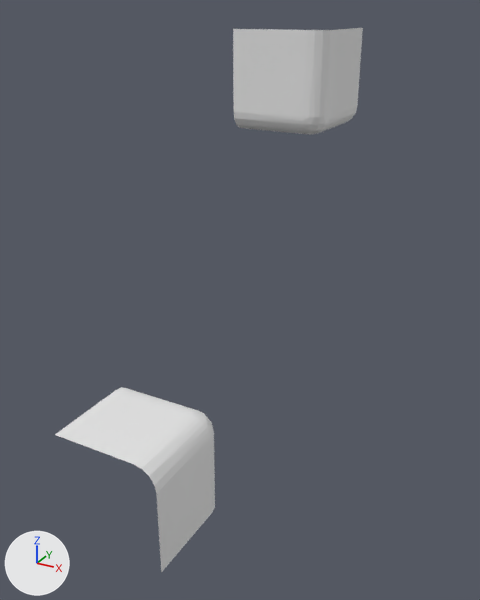
The OBJ model workshops/w6_polygonization/data/bmc/bmc_tiles/t_020.obj as it was, and as the next commit left it.
The view is the same before and after, from a camera (50 mm lens) standing at (0.379, -1.313, 0.548) and looking at (-0.296, -0.086, -0.066). The lights are fixed; the arrows at lower left show +X, +Y and +Z. Where no turn or scale is listed for an object, it has been applied to the vertices.

The first picture shows 't_020'.
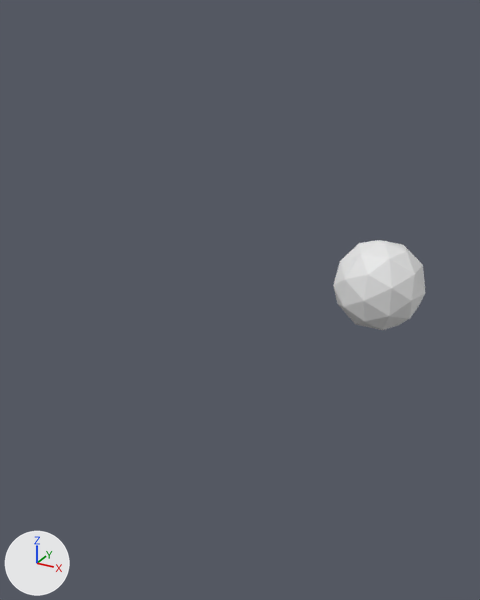
What differs and where, as boxes [x1, y1, x2, y2] in the pictures (480 x 600 px):
't_020', reshaped (70% narrower, 83% shorter): before [55, 28, 363, 573]; after [333, 240, 425, 330]
part 1 of me_t_020, added: after [333, 240, 425, 330]
part 2 of me_t_020, deleted: before [233, 28, 363, 135]
part 3 of me_t_020, deleted: before [55, 387, 215, 573]

Patch to the scene script:
```diff
--- a/workshops/w6_polygonization/data/bmc/bmc_tiles/t_020.obj.py
+++ b/workshops/w6_polygonization/data/bmc/bmc_tiles/t_020.obj.py
@@ me_t_020 @@
 me_t_020.from_pydata(...)  # 104 vertices, 156 faces; spans x -0.5..-0.25, y -0.5..0.5, z -0.5..0.5
 # used by ob_t_020; location = (0.0, 0.0, 0.0)
+# me_t_020 part 1: a new loose piece, an icosphere of 80 faces spanning x -0.1..0.1, y -0.1..0.1, z -0.1..0.1
+# me_t_020 part 2: the loose piece of 52 vertices spanning x -0.5..-0.25, y 0.25..0.5, z 0.25..0.5 is deleted
+# me_t_020 part 3: the loose piece of 52 vertices spanning x -0.5..-0.25, y -0.5..-0.25, z -0.5..-0.25 is deleted
```
